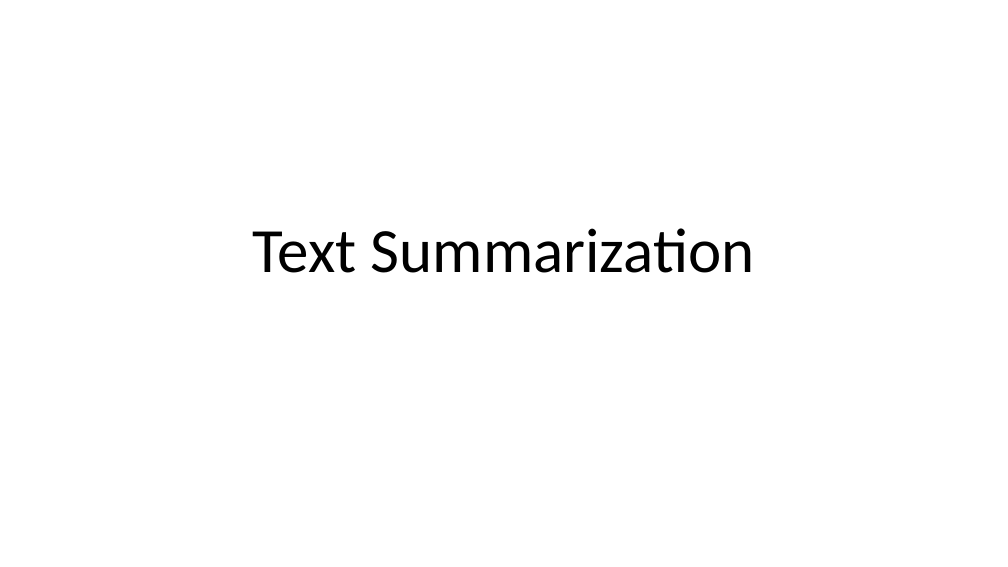
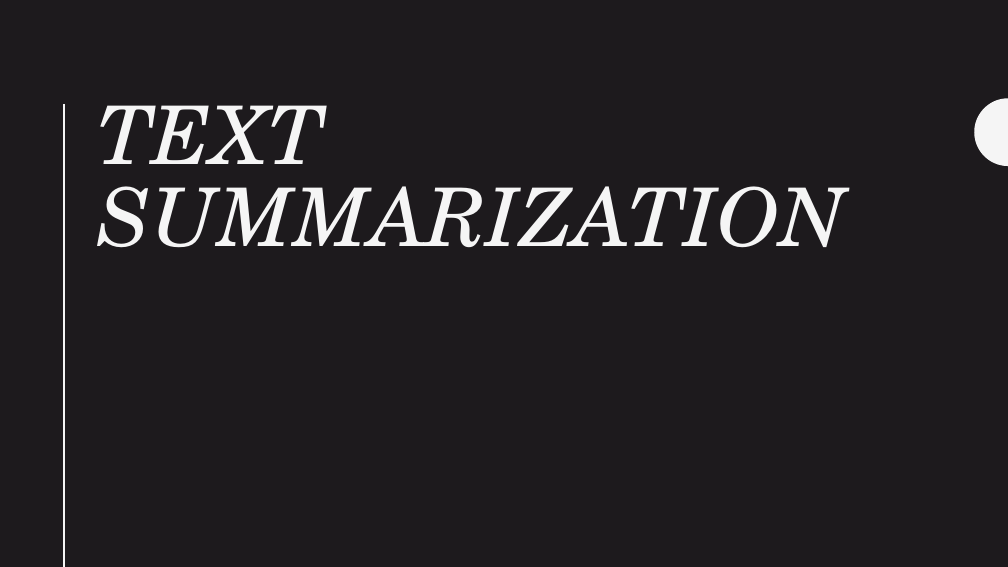
Before and after one commit to mhserry/F21AA, a slide deck: slide 1 of CW2/ResearchReport/Text Summarization.pptx. Drawn at 1008x567 pixels with LibreOffice and Linux fonts; fonts in the diff are those of the drawing. Boxes give left, top, right and bottom in pixels: in the first picture for what was removed or moved away, otherwise in the second. Text is boxed around its words. In the diff, an @@ line names an element or a change of style, - is before the commit and + after.

```diff
--- a/CW2/ResearchReport/Text Summarization.pptx
+++ b/CW2/ResearchReport/Text Summarization.pptx
@@ background #FFFFFF to #1D1A1D @@
@@ line added from (64, 104) to (64, 567), #F5F5F5 2 pt @@
@@ title "TEXT SUMMARIZATION" at [98, 105, 846, 248]: vertical alignment bottom to top @@
@@ title at [98, 105, 846, 248]: text changed; size 60 to 77 pt; font Calibri to TeX Gyre Schola; text colour #000000 to #F5F5F5; italic on @@
-Text Summarization
+TEXT SUMMARIZATION
@@ freeform shape added at [975, 98, 1008, 166], fill #F5F5F5 @@
```
Also in this commit, not shown: 2 other slides changed, 7 slides added, 2 slides removed, 1 other file.
